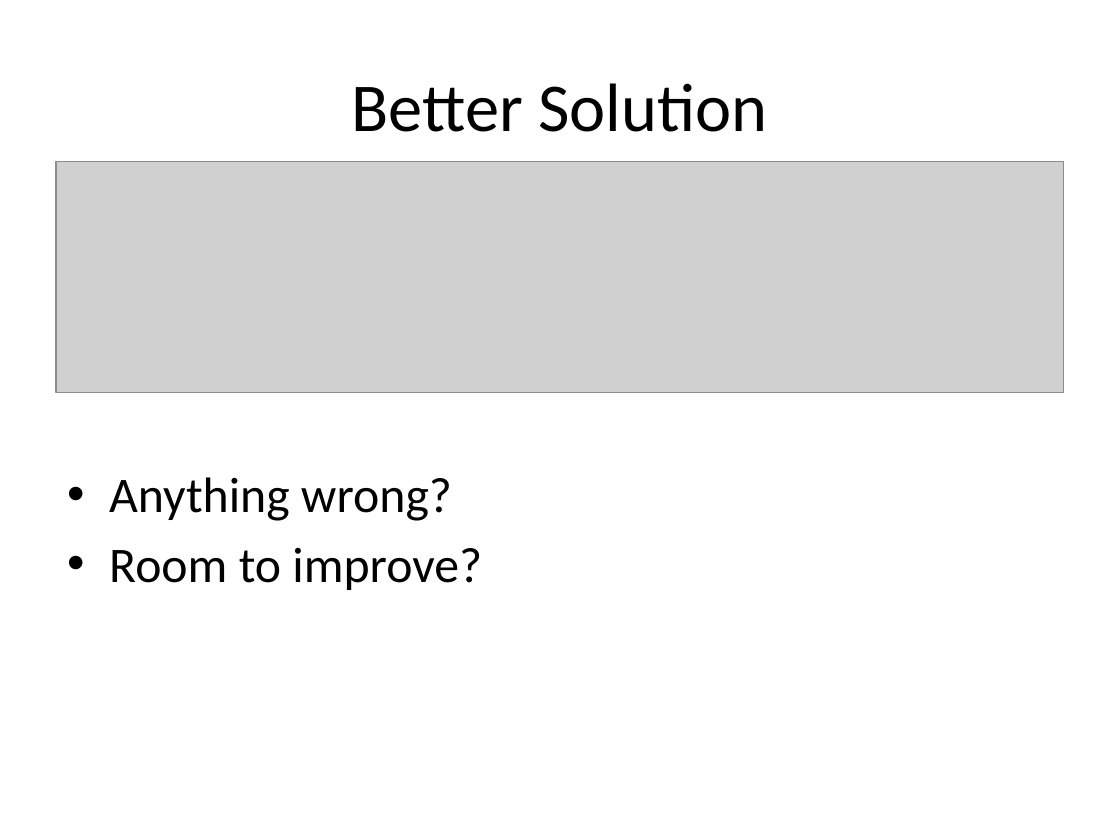
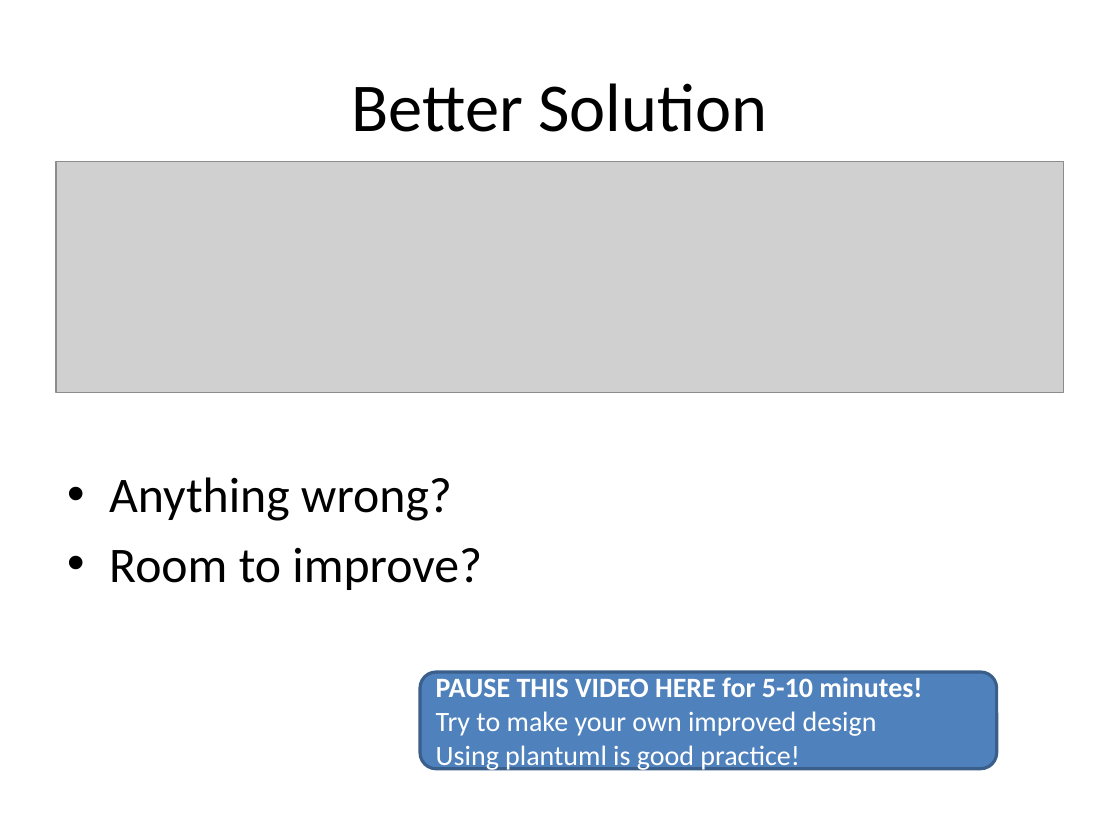
Before and after one commit to RHIT-CSSE/csse220, a slide deck: slide 22 of ClassMaterials/CohesionAndCoupling/Slides/Cohesion_And_Coupling.pptx. Drawn at 1120x840 pixels with LibreOffice and Linux fonts; fonts in the diff are those of the drawing; grey boxes stand for pictures. Boxes give left, top, right and bottom in pixels: in the first picture for what was removed or moved away, otherwise in the second. Text is boxed around its words. In the diff, an @@ line names an element or a change of style, - is before the commit and + after.

```diff
--- a/ClassMaterials/CohesionAndCoupling/Slides/Cohesion_And_Coupling.pptx
+++ b/ClassMaterials/CohesionAndCoupling/Slides/Cohesion_And_Coupling.pptx
@@ rounded rectangle added at <box>420,672,997,768</box>, fill #4F81BD, outline #3A5F8C 2 pt, 18 pt, text #FFFFFF @@
+PAUSE THIS VIDEO HERE for 5-10 minutes!
+Try to make your own improved design
+Using plantuml is good practice!
```
Also in this commit, not shown: 7 other slides changed.
